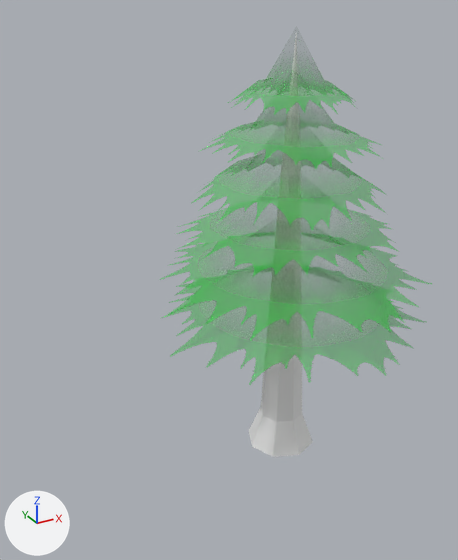
An edit to the FBX model Assets/Models/Trees/TreeStarter/TreeStarter.fbx, drawn before and after from the same camera.
Rendered twice from a 50 mm camera at (-6.24, -9.1, 8.41) aimed at (-1.25, -0.03, 3.87). The lights are fixed; the arrows at lower left show +X, +Y and +Z. Where no turn or scale is listed for an object, it has been applied to the vertices.
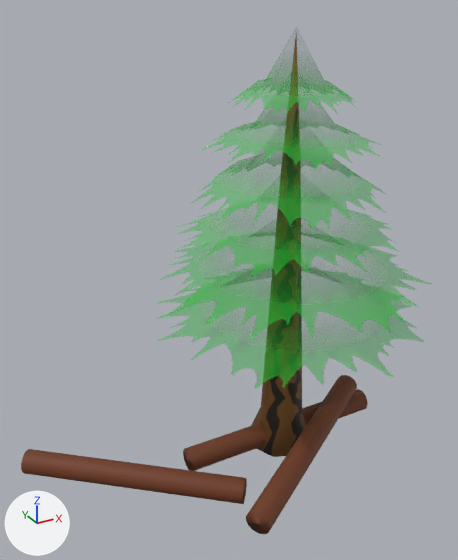
Pixel boxes (x1, y1, x2, y2) of what changed, in the pictures (458 x 560 px; the box of a moved part takes in the faces that stretch with it):
'Plane', reshaped
    before: (160, 83, 432, 385)
    after: (157, 83, 432, 388)
'Cylinder.003', added (brown)
    after: (21, 449, 247, 504)
'Cylinder.002', added (brown)
    after: (246, 375, 357, 534)
'Cylinder.001', added (brown)
    after: (183, 389, 368, 471)
part 1 of me_cylinder, built on
    both: (261, 168, 302, 422)
part 2 of me_cylinder, recoloured
    both: (251, 34, 306, 457)
part 4 of me_plane, moved or reshaped
    before: (161, 265, 426, 385)
    after: (157, 267, 423, 388)

The change, as a list of edits to the scene's bpy script:
```text
Add img_bark_color_png:
    img_bark_color_png = load_image('Bark_COLOR.png', 'Bark_COLOR.png', 1024, 1024, 'sRGB')
Add mat_material_002:
    mat_material_002 = principled_material('Material.002')
    mat_material_002.texture = img_bark_color_png
    mat_material_002.roughness = 0.69
Add mat_material:
    mat_material = principled_material('Material')
    mat_material.base_color = (0.163, 0.041, 0.0125)  # brown #70391d
    mat_material.roughness = 0.69
Change me_cylinder:
    used by ob_cylinder; location = (0.0, 0.0, 0.0)
    remove me_cylinder.from_pydata(...)  # 25 vertices, 25 faces; spans x -0.69..0.69, y -0.69..0.69, z -0.01..8.0
    add me_cylinder.from_pydata(...)  # 65 vertices, 65 faces; spans x -0.69..0.69, y -0.69..0.69, z -0.01..8.0
    me_cylinder part 1
    8 faces are deleted
    40 vertices are added at x -0.39..0.39, y -0.39..0.39, z 1.48..4.88
    48 new faces join them
    me_cylinder part 2: 17 faces spanning x -0.69..0.69, y -0.69..0.69, z -0.01..8.0 switch from no material to mat_material_002 (picture img_bark_color_png)
    me_cylinder part 3: the surface is now shaded smooth
Change me_plane:
    where me_plane.from_pydata(...)  # 150 vertices, 96 faces; spans x -2.71..2.71, y -2.71..2.71, z -5.09..0.13
    used by ob_plane; location = (0.0, 0.0, 7.92)
    me_plane part 4: the loose piece of 25 vertices spanning x -2.71..2.71, y -2.71..2.71, z -5.09..-3.74 is turned -48.9 degrees about the z axis through its middle
Add me_cylinder_001:
    me_cylinder_001.from_pydata(...)  # 64 vertices, 34 faces; spans x -2.14..2.14, y -0.23..0.23, z -0.23..0.23
    me_cylinder_001.materials.append(mat_material)  # brown #70391d
Add me_cylinder_003:
    me_cylinder_003.from_pydata(...)  # 64 vertices, 34 faces; spans x -1.79..1.79, y -1.55..1.55, z -0.23..0.23
    me_cylinder_003.materials.append(mat_material)  # brown #70391d
Add me_cylinder_002:
    me_cylinder_002.from_pydata(...)  # 64 vertices, 34 faces; spans x -1.94..1.94, y -1.31..1.31, z -0.42..0.42
    me_cylinder_002.materials.append(mat_material)  # brown #70391d
Add ob_cylinder_001:
    ob_cylinder_001 = bpy.data.objects.new('Cylinder.001', me_cylinder_001)
    ob_cylinder_001.location = (0.0, 0.0, 0.22)
Add ob_cylinder_003:
    ob_cylinder_003 = bpy.data.objects.new('Cylinder.003', me_cylinder_003)
    ob_cylinder_003.location = (-3.26, 0.09, 0.23)
Add ob_cylinder_002:
    ob_cylinder_002 = bpy.data.objects.new('Cylinder.002', me_cylinder_002)
    ob_cylinder_002.location = (-0.02, -1.01, 0.48)
```
